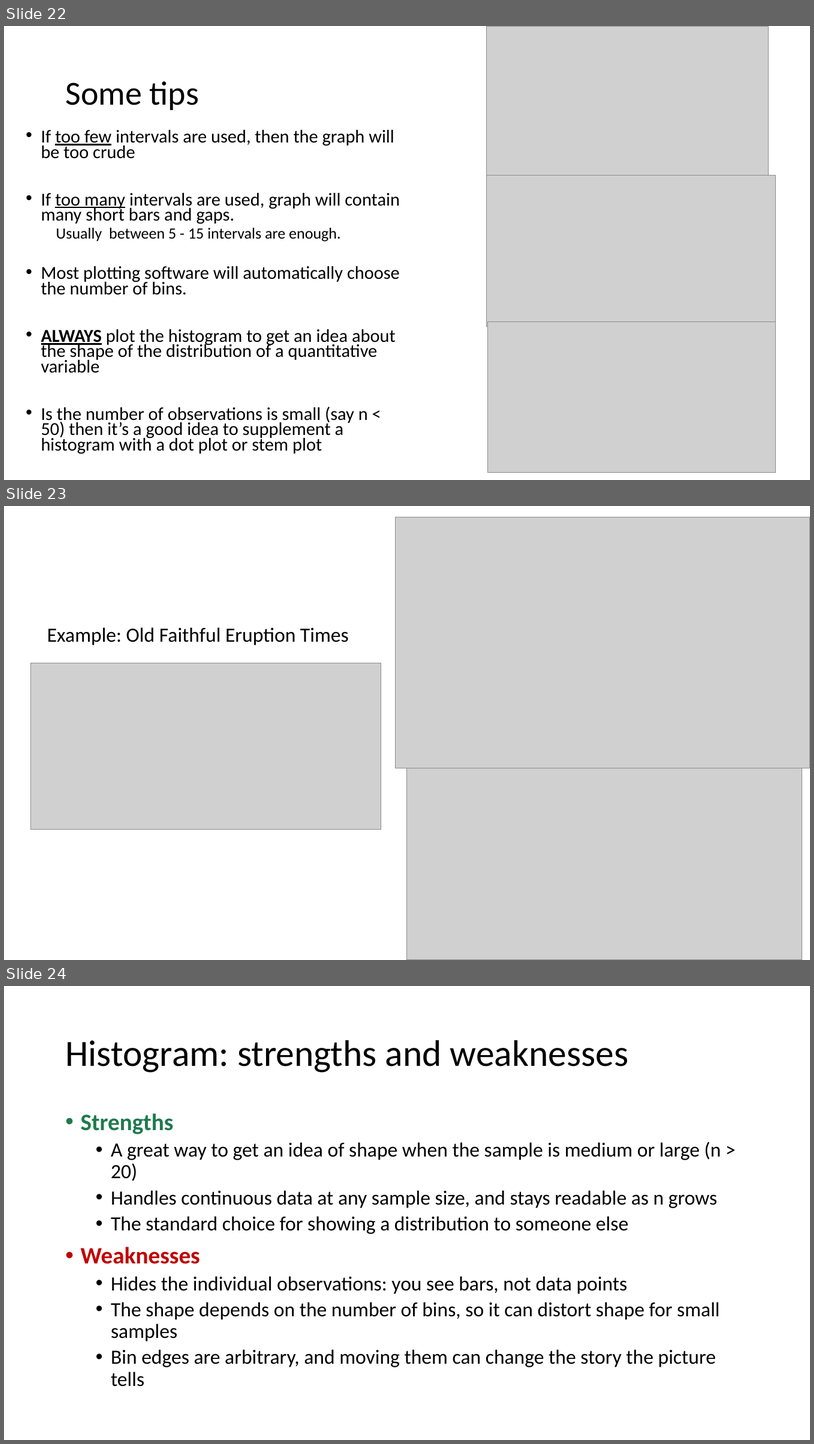
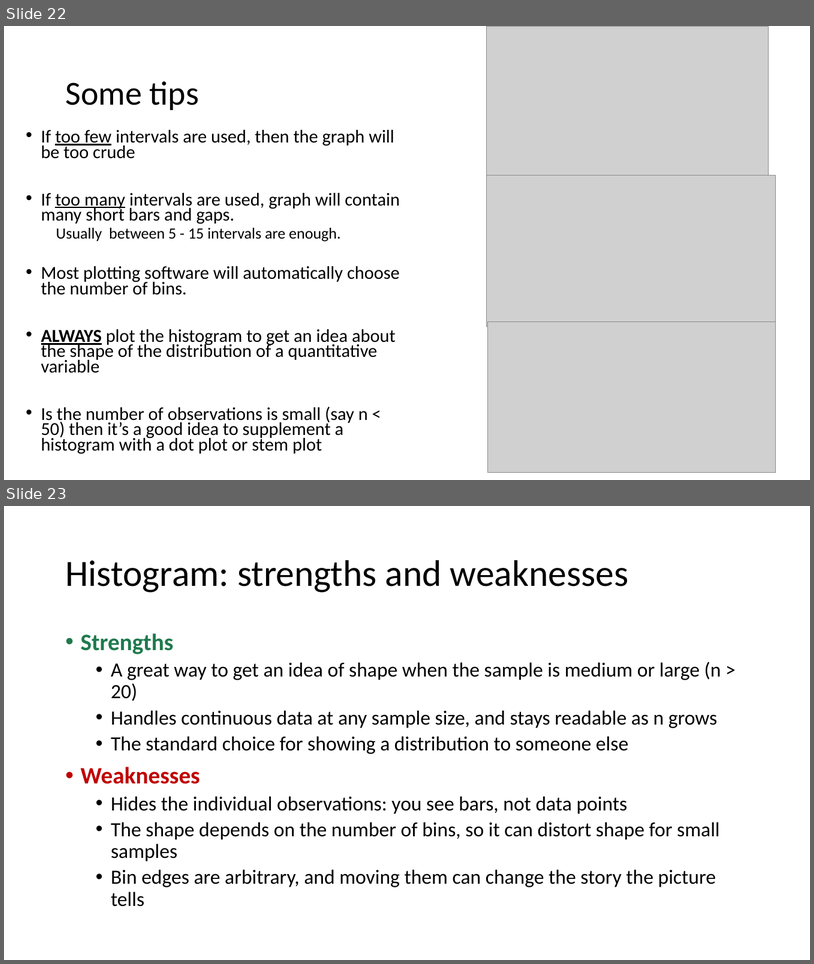
Before and after one commit to Jarred6068/Kvamme_UI_STAT251, a slide deck: docs/lecture_slides/Week 2/Week2_Lecture4_slides_1_19_2024.pptx. Shown one above the other, each under a label of ours: slides 22, 23 and 24 before the commit, slides 22 and 23 after it. The pictures are 814x1444 and 814x964 pixels, drawn with LibreOffice and Linux fonts; fonts in the diff are those of the drawing; grey boxes stand for pictures. Boxes give left, top, right and bottom in pixels: in the first picture for what was removed or moved away, otherwise in the second. Text is boxed around its words. In the diff, an @@ line names an element or a change of style, - is before the commit and + after.

```diff
--- a/docs/lecture_slides/Week 2/Week2_Lecture4_slides_1_19_2024.pptx
+++ b/docs/lecture_slides/Week 2/Week2_Lecture4_slides_1_19_2024.pptx
@@ slide 23 removed at (x1=4, y1=506, x2=810, y2=960), background #FFFFFF @@
@@ picture removed at (x1=395, y1=517, x2=810, y2=769) @@
@@ title removed at (x1=47, y1=627, x2=349, y2=645) @@
-Example: Old Faithful Eruption Times
@@ picture removed at (x1=30, y1=663, x2=381, y2=829) @@
@@ picture removed at (x1=408, y1=733, x2=803, y2=960) @@
@@ what was slide 24 is now slide 23 @@
```
Also in this commit, not shown: 1 slide changed, 50 other files.
